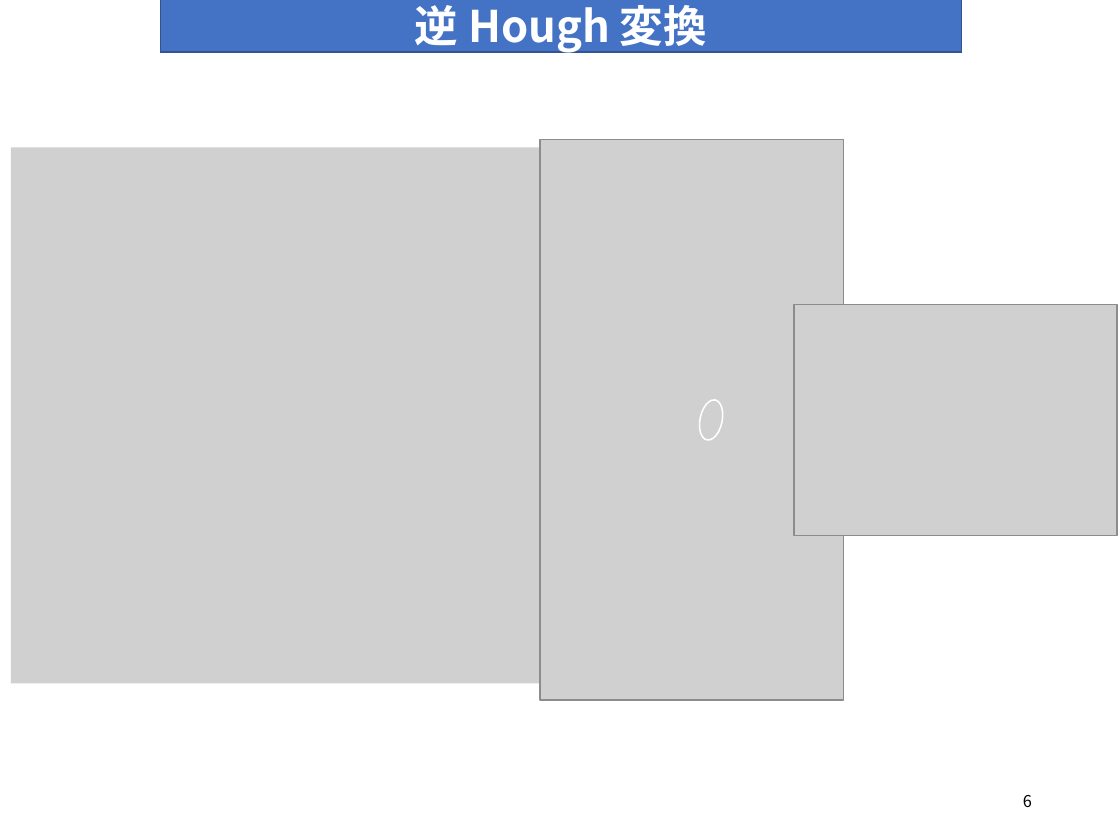
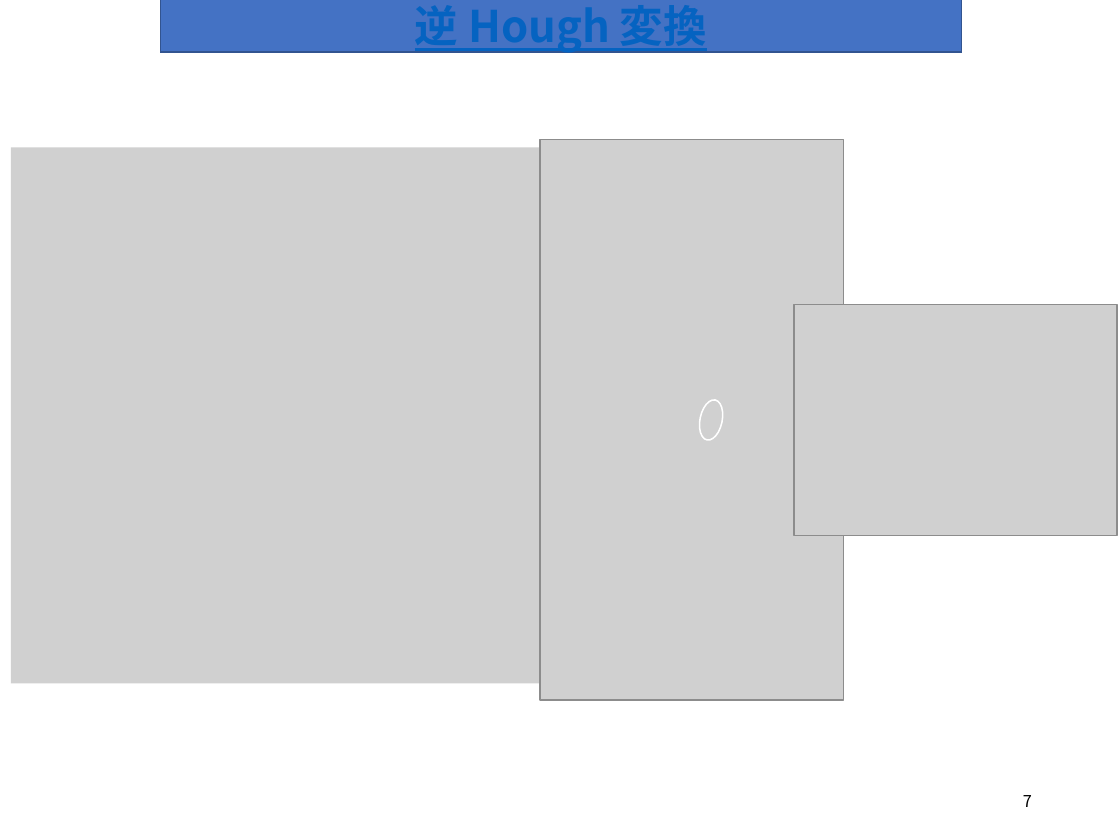
Before and after one commit to rurusasu/Diary, a slide deck: slide 7 of 報告会_パワポ/20210511/2021_0511.pptx (slide 6 before the commit). Drawn at 1120x840 pixels with LibreOffice and Linux fonts; fonts in the diff are those of the drawing; grey boxes stand for pictures. Boxes give left, top, right and bottom in pixels: in the first picture for what was removed or moved away, otherwise in the second. Text is boxed around its words. In the diff, an @@ line names an element or a change of style, - is before the commit and + after.

```diff
--- a/報告会_パワポ/20210511/2021_0511.pptx
+++ b/報告会_パワポ/20210511/2021_0511.pptx
@@ rectangle "逆 Hough 変換" at (x1=160, y1=0, x2=961, y2=53): text colour #FFFFFF to #0563C1, underline on @@
@@ page number at (x1=1023, y1=795, x2=1032, y2=807): text changed @@
-6
+7
```
Also in this commit, not shown: 1 other slide changed, 2 slides added, 1 slide removed.
